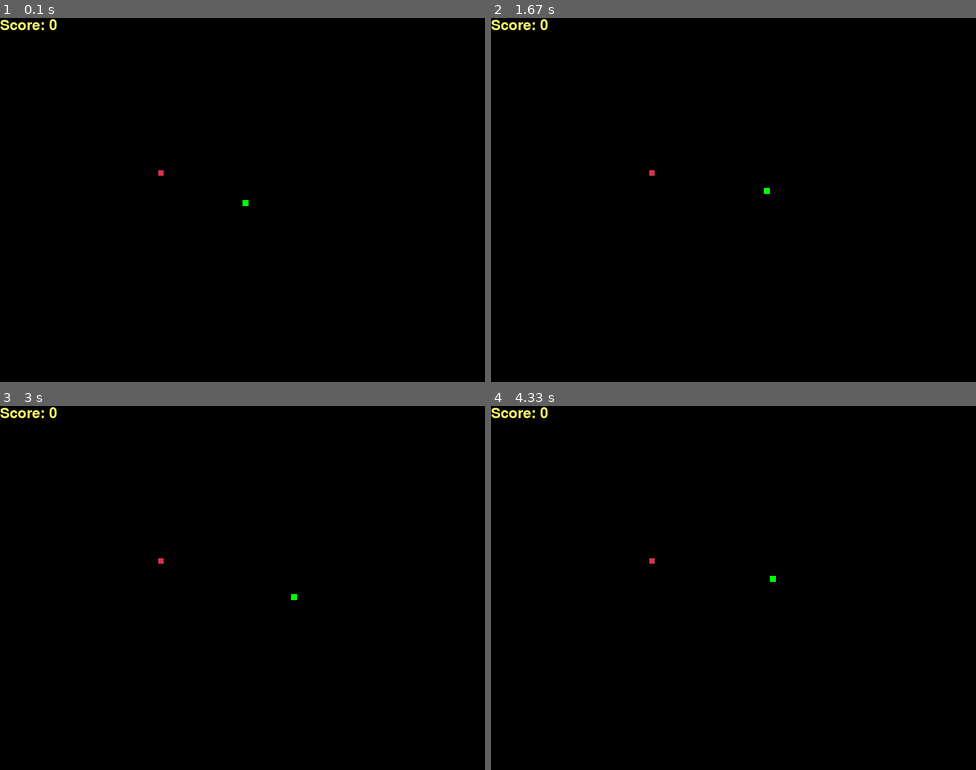
Above: before the commit, frames 1-4 (two rows, left to right).
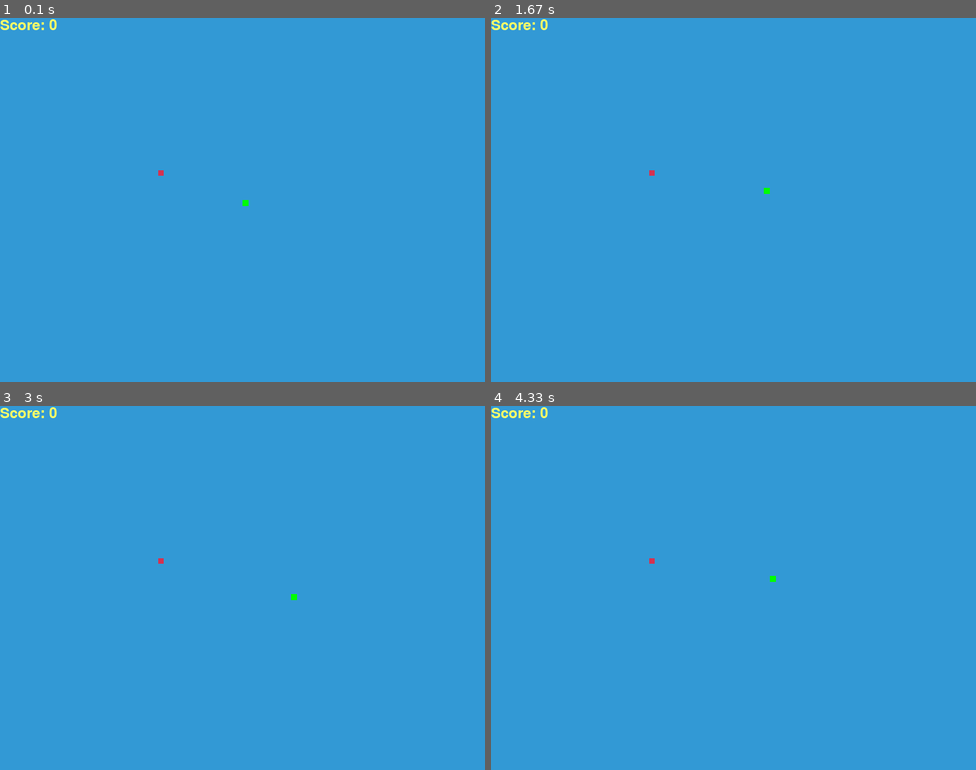
Above: after the commit, the same moments.

Repository: M1keEm/snakePyGame
Game: pygame game, started from snake.py
Same seed, same stepped clock (60 frames per second), same inputs: the game is played once before the commit and once after it.
Inputs:
- Up to frame 1 (0.1 s): no input
- Up to frame 2 (1.67 s): hold Right 0.33-0.8 s; hold Up 0.83-1.27 s; hold Right from 1.3 s (still down)
- Up to frame 3 (3 s): release Right at 1.8 s; hold Down 2.4-2.95 s; hold Left from 2.98 s (still down)
- Up to frame 4 (4.33 s): release Left at 3.53 s; hold Up 3.57-4.12 s; hold Right from 4.15 s (still down)

The runs differ from the first frame. In frame 1, 100% of the frame differs, in the area x 0-100%, y 0-100%; in frame 2, 100%; in frame 3, 100%; in frame 4, 100%.

Commit message:
text displaying adjustments and fixes

Diff:
--- a/snake.py
+++ b/snake.py
@@ -23,8 +23,8 @@
 SNAKE_BLOCK = 10  # snake moves 10 pixels at a time
 
 # font style
-FONT_STYLE = pygame.font.SysFont(None, 50)
-SCORE_FONT = pygame.font.SysFont(None, 35)
+FONT_STYLE = pygame.font.SysFont("bahnschrift", 40)
+SCORE_FONT = pygame.font.SysFont("comicsans", 35)
 
 
 # drawing the snake
@@ -60,7 +60,8 @@
         while game_close:
             WINDOW.fill(BLACK)
             message = FONT_STYLE.render("You Lost! Press Q-Quit or Space-Play Again", True, RED)
-            WINDOW.blit(message, [WIDTH / 6, HEIGHT / 3])
+            display_score(snake_length - 1)
+            WINDOW.blit(message, [10, HEIGHT / 3])
             pygame.display.update()
 
             for event in pygame.event.get():
@@ -98,7 +99,7 @@
         # update snake position
         x1 += x1_change
         y1 += y1_change
-        WINDOW.fill(BLACK)
+        WINDOW.fill(BLUE)
 
         # draw food
         pygame.draw.rect(WINDOW, RED, [food_x + 1, food_y + 1, SNAKE_BLOCK - 1, SNAKE_BLOCK - 1])
